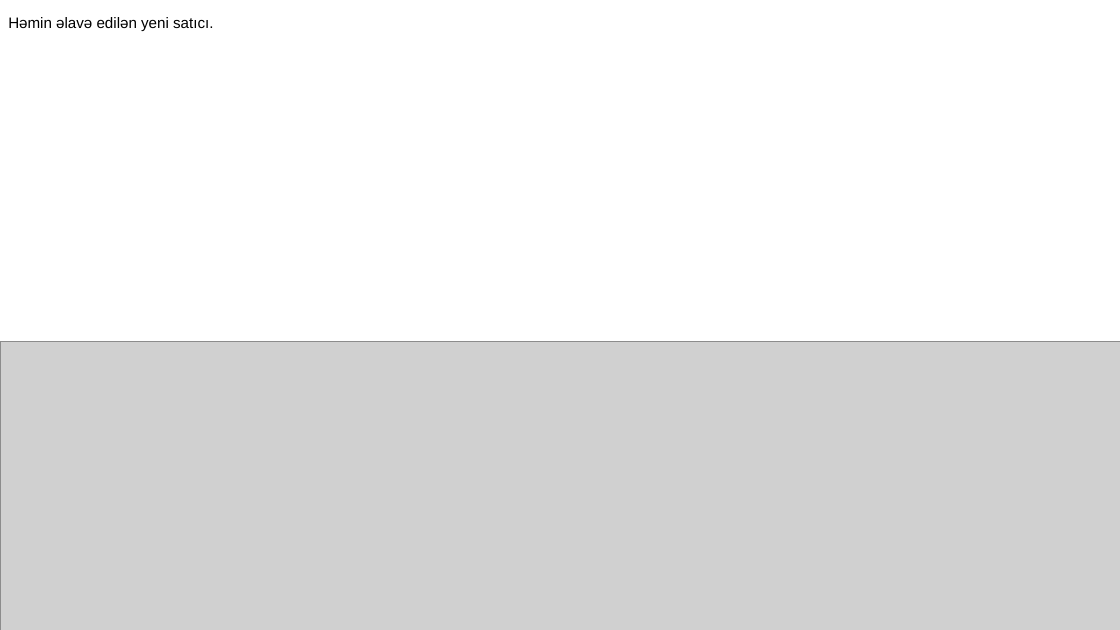
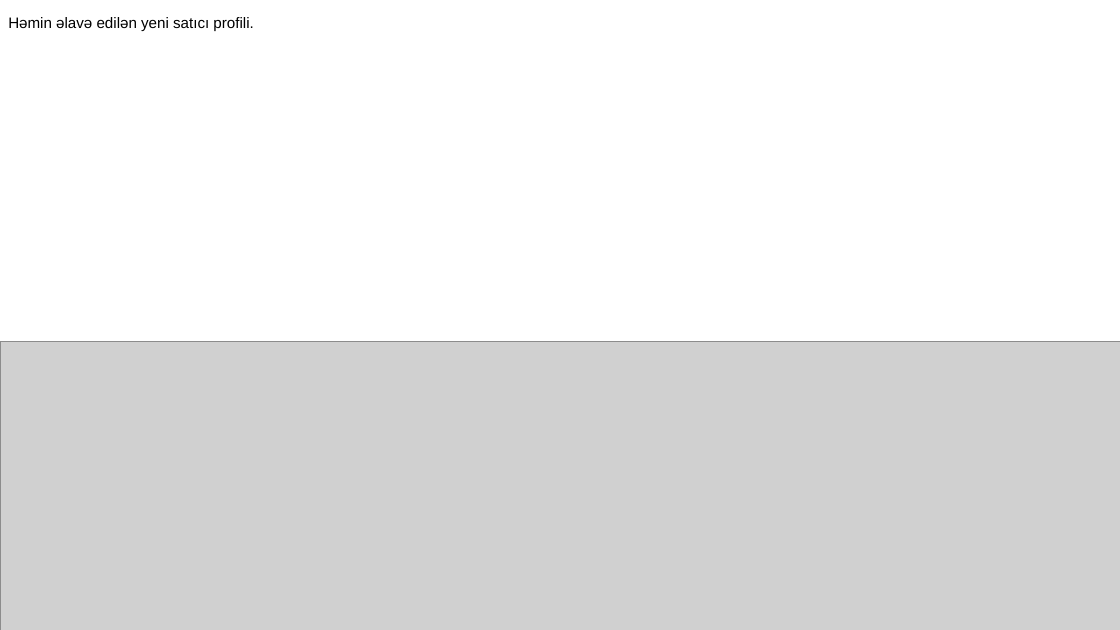
Before and after one commit to codeurient/Vendor-E-commerce, a slide deck: slide 15 of .lessons/59 Vendor Product And Related Features/1 Vendor Profile- working with vendor profile (part - 1)/1.pptx. Drawn at 1120x630 pixels with LibreOffice and Linux fonts; fonts in the diff are those of the drawing; grey boxes stand for pictures. Boxes give left, top, right and bottom in pixels: in the first picture for what was removed or moved away, otherwise in the second. Text is boxed around its words. In the diff, an @@ line names an element or a change of style, - is before the commit and + after.

```diff
--- a/.lessons/59 Vendor Product And Related Features/1 Vendor Profile- working with vendor profile (part - 1)/1.pptx
+++ b/.lessons/59 Vendor Product And Related Features/1 Vendor Profile- working with vendor profile (part - 1)/1.pptx
@@ text at [8, 17, 253, 31]: text changed @@
-Həmin əlavə edilən yeni satıcı.
+Həmin əlavə edilən yeni satıcı profili.
```
Also in this commit, not shown: 2 other slides changed, 22 other files.
